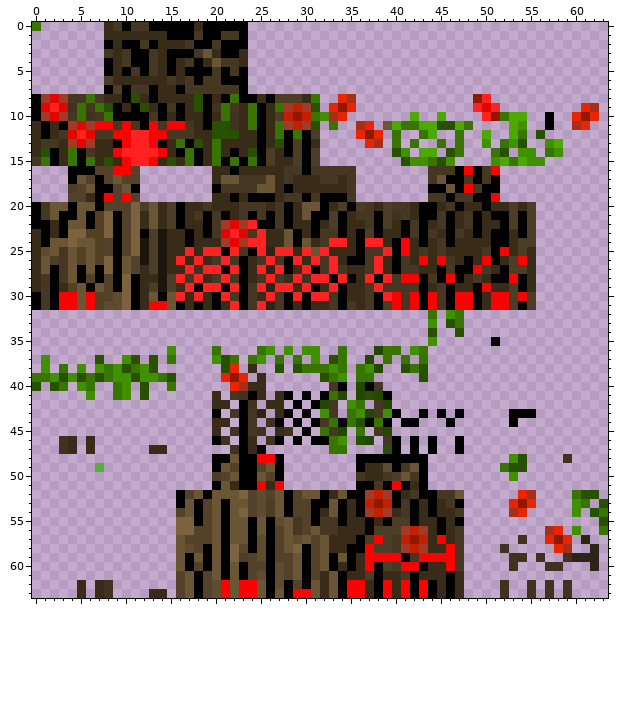
Two states of a pixel-art sprite, skins/Mr_Rose.png. Above is the file before it was changed.
The file is 64x64 pixels. Colours within 5 levels of each other are drawn and written as one.
And afterwards:
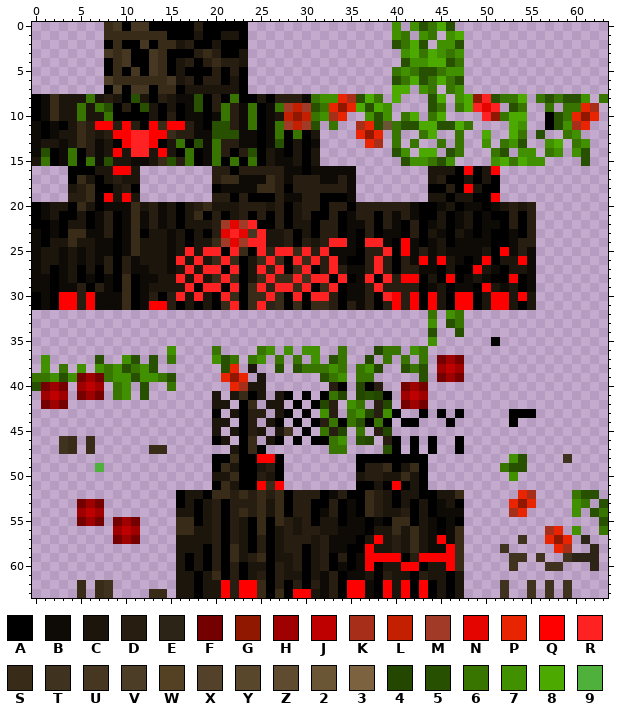
Palette (. is transparent): A #000000  B #0e0a06  C #1c150c  D #271e11  E #2c2417  F #750000  G #901700  H #9f0000  J #be0000  K #a72e18  L #c41f00  M #a13b27  N #e40400  P #e82500  Q #ff0000  R #ff2222  S #382b18  T #3f321f  U #453722  V #4c3d26  W #544023  X #534229  Y #59472c  Z #5f4b2f  2 #6a5534  3 #7c623e  4 #244700  5 #275100  6 #377500  7 #419000  8 #4ca900  9 #4fb03c
What changed:
Changed rows in their new state; - is an unchanged pixel.
first column x 0:
 0 .-----------------D---------------------7-75685-----------------
 1 ------------------C--CC-----------------76-76-78----------------
 2 ----------------CD--C-------------------5685-775----------------
 3 ------------------DSD--C-----------------7868767----------------
 4 ----------------CD-DSDDC-----------------5778856----------------
 5 ----------------C---D-D-----------------67655677----------------
 6 ----------------CD-DD-C-----------------56856865----------------
 7 -----------------CCCCCC-----------------88-76-67----------------
 8 -BSCCC-CDC--C-DCBB--D----C-DDDB-77--586-8---58-78--5668-656557-6
 9 -BSCC-C---D--C-C-B--D-DB--B-----6---8587----56-68----56--6-66---
10 -BSCC-CC-----C-D-BB-B-DB--BC---------757-6--6-------------56----
11 B-B-CSD--D-D--S--DB---DB--B-----------5-655---------------57----
12 B-BCCSDCD------SDDBB---BB-B----C---------------------------67---
13 BCCBCSDBC------C---B-DDBB-B--C-B----------------------------67--
14 B--B--DBC-C--C-C---B-D-D--CB-C-C----------------------------75--
15 C--B---B-CCBBC--D--B------CBBC-C-----------------------------5--
16 -------CC--C--------DD-DDDDDBB-BBBBB--------CCC---C-------------
17 -----SC-CDCC--------DSSBBBSDBDDDBBDB--------CD--C-C-------------
18 ----CDS--CD----------BBBBSSD-DDDDDDB----------D--C--------------
19 ----DD---C-C--------DD-D---DBBDD---B--------CC-CC---------------
20 -BCC-SC-BBBSCDBC-CDSCCCDDDCD-CDD-DD-DDDDDDB--BC-BB-BCDCD--------
21 -BC--C-BD-BSBDBC-CS-D-CD-D-D-CD--D-BDD-DBDB--C-BC-B--D-D--------
22 --B-CC-BD-BSBDBC-CCCD------D-CC-DD-BBD-DB-D-BC-BC-BB-D-D--------
23 B-B-SSBBD-BS-C-BC-C-D-----CCD-C-DD-B-D-BB-D-CB-CB-B--B-D--------
24 B-CCSCCBB-BS-C-BC-CC------CCD-DCD--B---B--B-BC-BBBB--BDD--------
25 BCCBCBCBB-BS-C-BC-C----S-------D-BBB-DD---BDBCBBBBC--BDB--------
26 BCCBCBCBD-DB-C-B-C-CS-S-CS-S----D-B--D-D-DB-B-CB-B--CC-B--------
27 BC-BC-C-D-DBBC-BC-C-----C-------D-DBBD-D-DDBB-C---CB-CCB--------
28 BB-BC-B-B-S-BB-C-C-CS-S-CS-S--------B---D---C---BCB----B--------
29 BB-BBD-DB-S-BC-CC-------S----------BBD-DDDD-BC-BB--CBC-B--------
30 -B---D-BBBS-BD-D-C-C--S-S--S-----D-BBD---D---C----C--C-C--------
31 -B---D-BBBS-B--D-C-C----S--S-----D-DBD-D-D---C----C--C-C--------
first column x 1:
37 --------------------------------------------FHF
38 -----------------------C--------------------HJH
39 ----FHF-----------------C-------------------FHF
40 FHF-HJH----------------CC-------D----D--FHF----
41 HJH-FHF------------C-CS-C-C-------------HJH----
42 FHF----------------CC--S-CC-----D----D--FHF----
43 ---------------------C-DD-C-----D----D---------
44 -------------------CC--D-C-----D---------------
45 -------------------C-C-DC-C-----D----D---------
46 --------------------C----C------------D--------
47 ---------------------C-------------------------
48 ---------------------S-------------------------
49 --------------------SC--CD----------DDS-CS-----
50 -------------------CCS--DC---------CDDCCSC-----
51 --------------------SC---------------C---C-----
52 ----------------CC-SSDSDSDS-DDD-BD--SDC-CC--CCS
53 ----FHF---------C-CD-DDDSCS-DD--D-B-SDC-C-C-BC-
54 ----HJH--------CC-CD-DSDSCS-DD-BD-B-SDCCD-C-BBB
55 ----FHF-FHF----SS-CD-DC-S-SDCD-CC-BB-B-SS-CB-B-
56 --------HJH----SSCCD-DC-S-CDCDDCCBBB-CCSCSCB-BS
57 --------FHF----CCCCD-DC-D-CDDDCDBBB-C-CDCSCB-BS
58 ---------------CCC-D-SC-D-CDD-CDBB---CCDCSCBB-S
59 ---------------C-C-D-SCDS-CCD-CD-D-B-----D----S
60 ---------------C-C-D-D-CC-DCD-CD-B-B--CC---CC-S
61 ---------------CC-CS-D-CD-DCC-CBD-BBC-DCC-DCC-C
62 ---------------CC-CC-D--S-D-D-DBD---B--C----C-C
63 ---------------CC-CC-D--S-S---CBD---B--C----C-C
